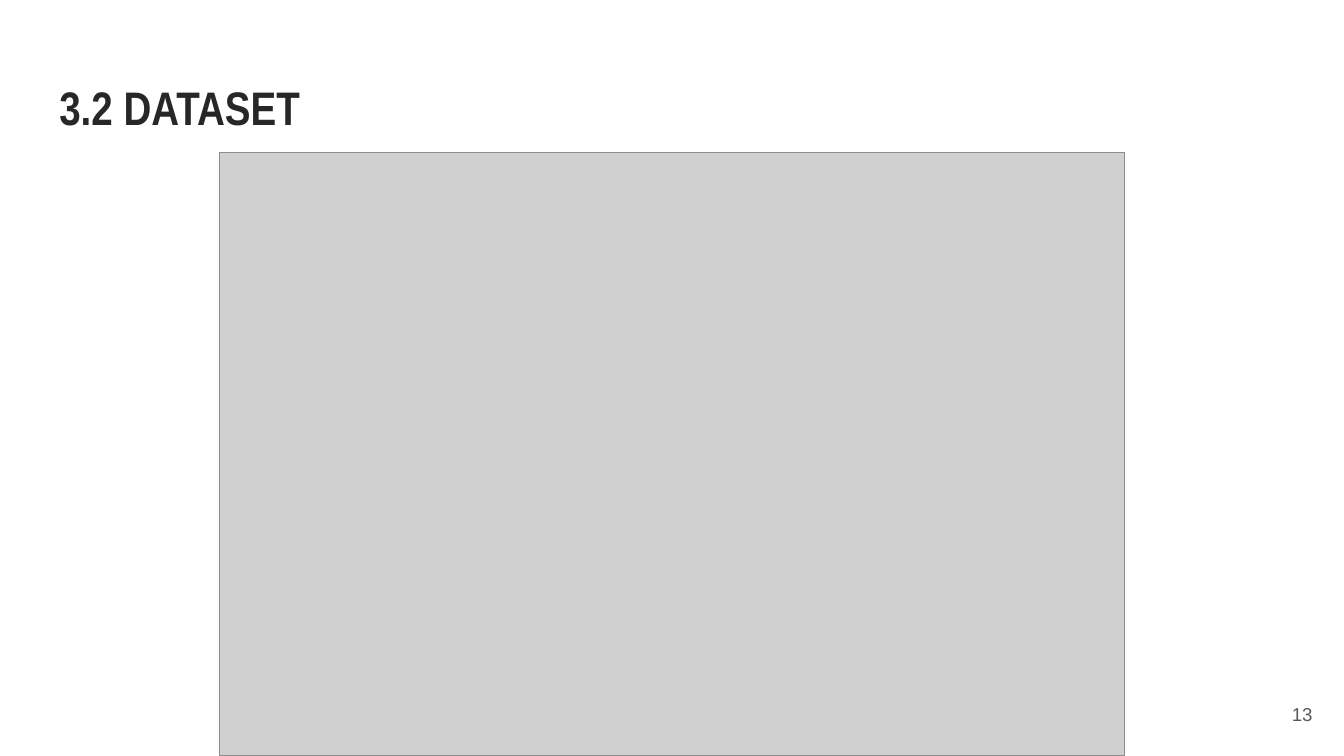
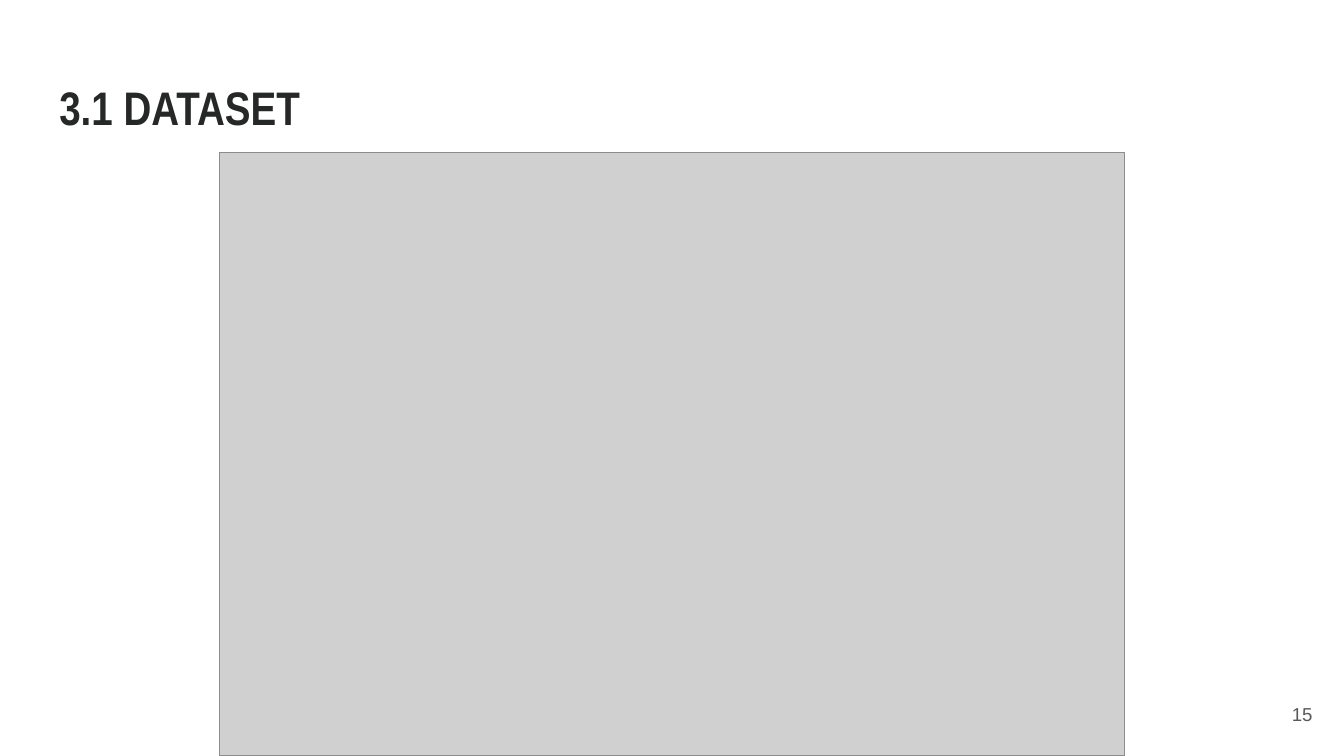
Before and after one commit to archx64/cxr-diff-vqa, a slide deck: slide 15 of st124974-Proposal.pptx (slide 13 before the commit). Drawn at 1344x756 pixels with LibreOffice and Linux fonts; fonts in the diff are those of the drawing; grey boxes stand for pictures. Boxes give left, top, right and bottom in pixels: in the first picture for what was removed or moved away, otherwise in the second. Text is boxed around its words. In the diff, an @@ line names an element or a change of style, - is before the commit and + after.

```diff
--- a/st124974-Proposal.pptx
+++ b/st124974-Proposal.pptx
@@ title at [59, 92, 300, 126]: text changed @@
-3.2 DATASET
+3.1 DATASET
@@ page number at [1292, 708, 1313, 721]: text changed @@
-13
+15
```
Also in this commit, not shown: 17 other slides changed, 12 slides added, 23 other files.
